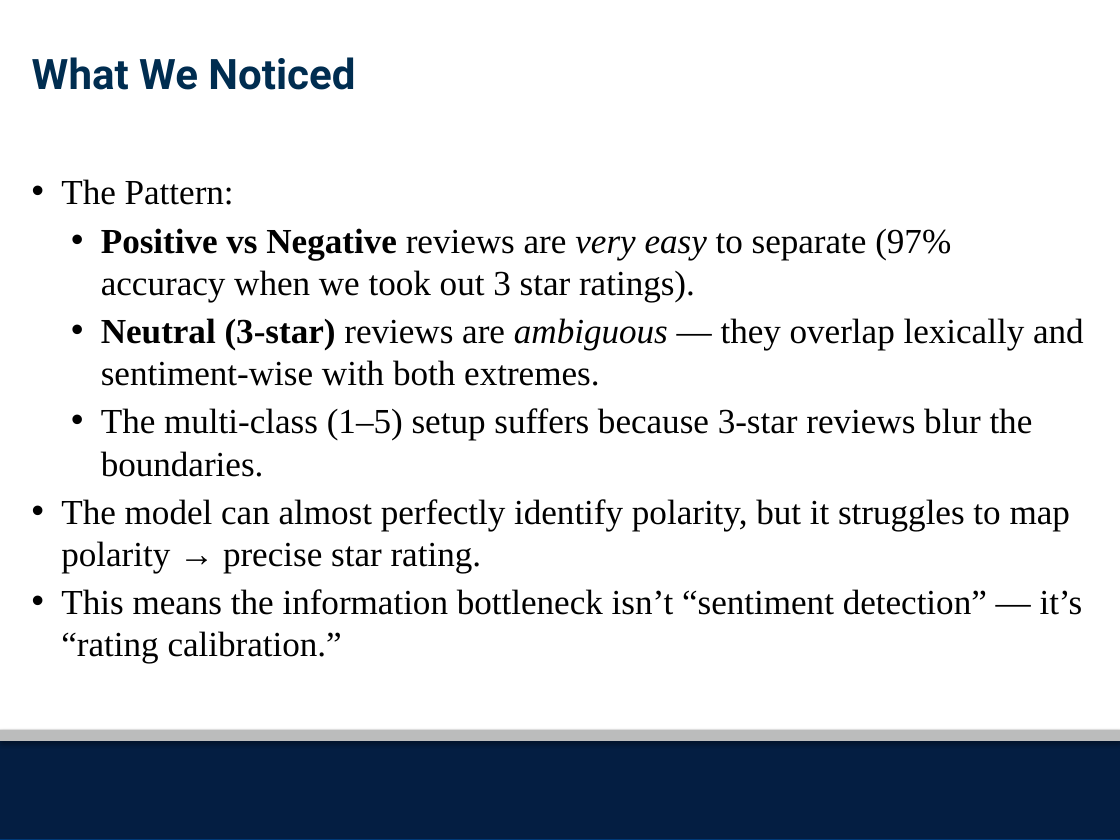
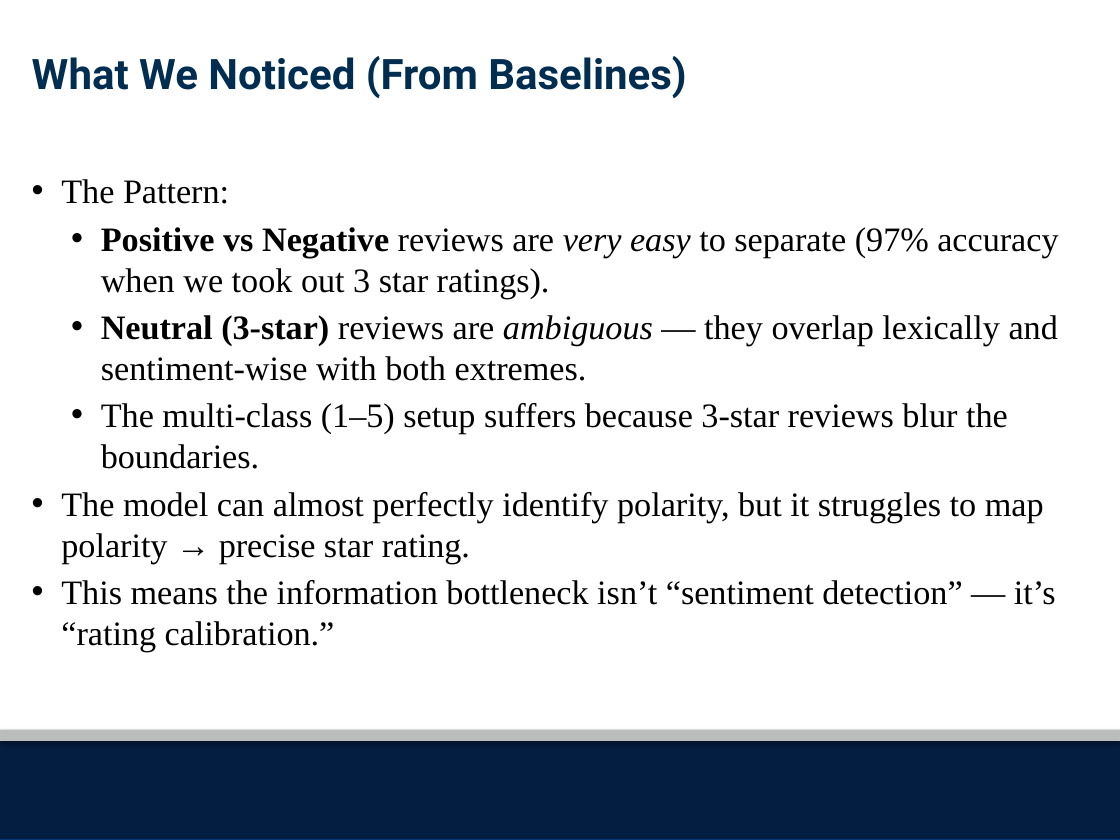
Before and after one commit to julia-sober/COSC-5540-Yelp-Review-Sentiment-Analysis, a slide deck: slide 6 of Phase2-Project-Proposal/Presentation/ACTUAL_FINAL_PRESENTATIONv2.pptx. Drawn at 1120x840 pixels with LibreOffice and Linux fonts; fonts in the diff are those of the drawing; background and template pictures are left out. Boxes give left, top, right and bottom in pixels: in the first picture for what was removed or moved away, otherwise in the second. Text is boxed around its words. In the diff, an @@ line names an element or a change of style, - is before the commit and + after.

Commit message:
Updates to presentation

```diff
--- a/Phase2-Project-Proposal/Presentation/ACTUAL_FINAL_PRESENTATIONv2.pptx
+++ b/Phase2-Project-Proposal/Presentation/ACTUAL_FINAL_PRESENTATIONv2.pptx
@@ title at (32, 56, 686, 98): text changed @@
-What We Noticed
+What We Noticed (From Baselines)
@@ text "The Pattern:" at (61, 179, 1058, 652): size 22.6 to 22 pt @@
```
Also in this commit, not shown: 3 other slides changed, 1 slide removed, 1 other file.
